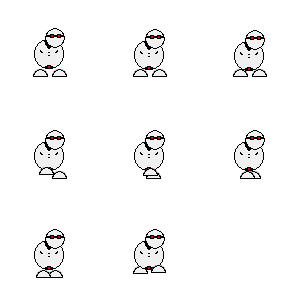
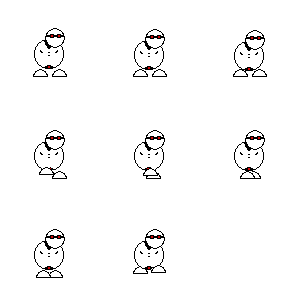
Revision of a layered 300 × 300 image; what changed, layer by layer:
removed layer "Jump" over [133, 230, 166, 273]
removed layer "Run4" over [35, 230, 64, 277]
removed layer "Run3" over [235, 131, 264, 178]
removed layer "Run2" over [135, 131, 164, 178]
removed layer "Run1" over [35, 131, 67, 178]
removed layer "Idle3" over [233, 31, 267, 76]
removed layer "Idle2" over [133, 30, 167, 76]
removed layer "Idle1" over [33, 29, 67, 76]
renamed "Arrière-plan" to "Player.png", painted on it over [33, 29, 267, 277]
